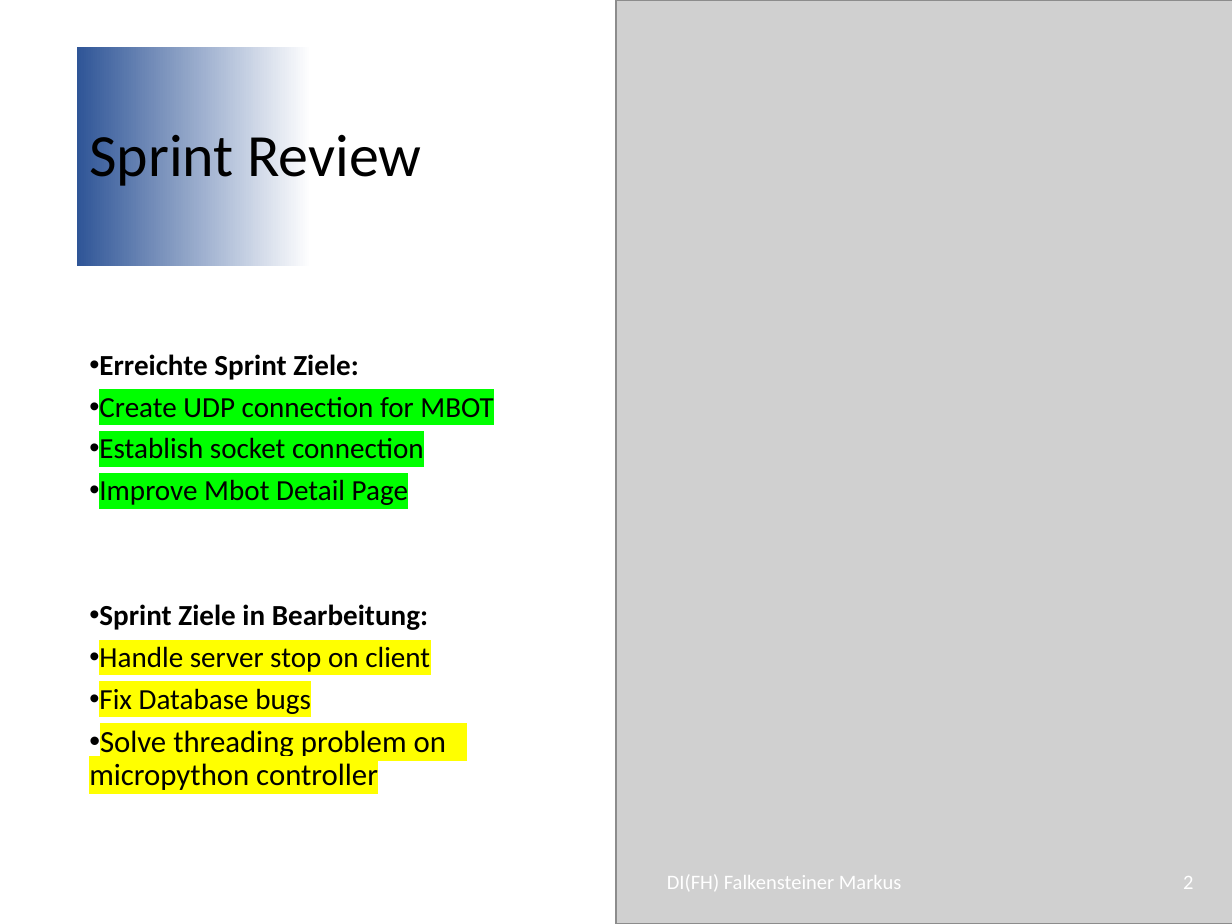
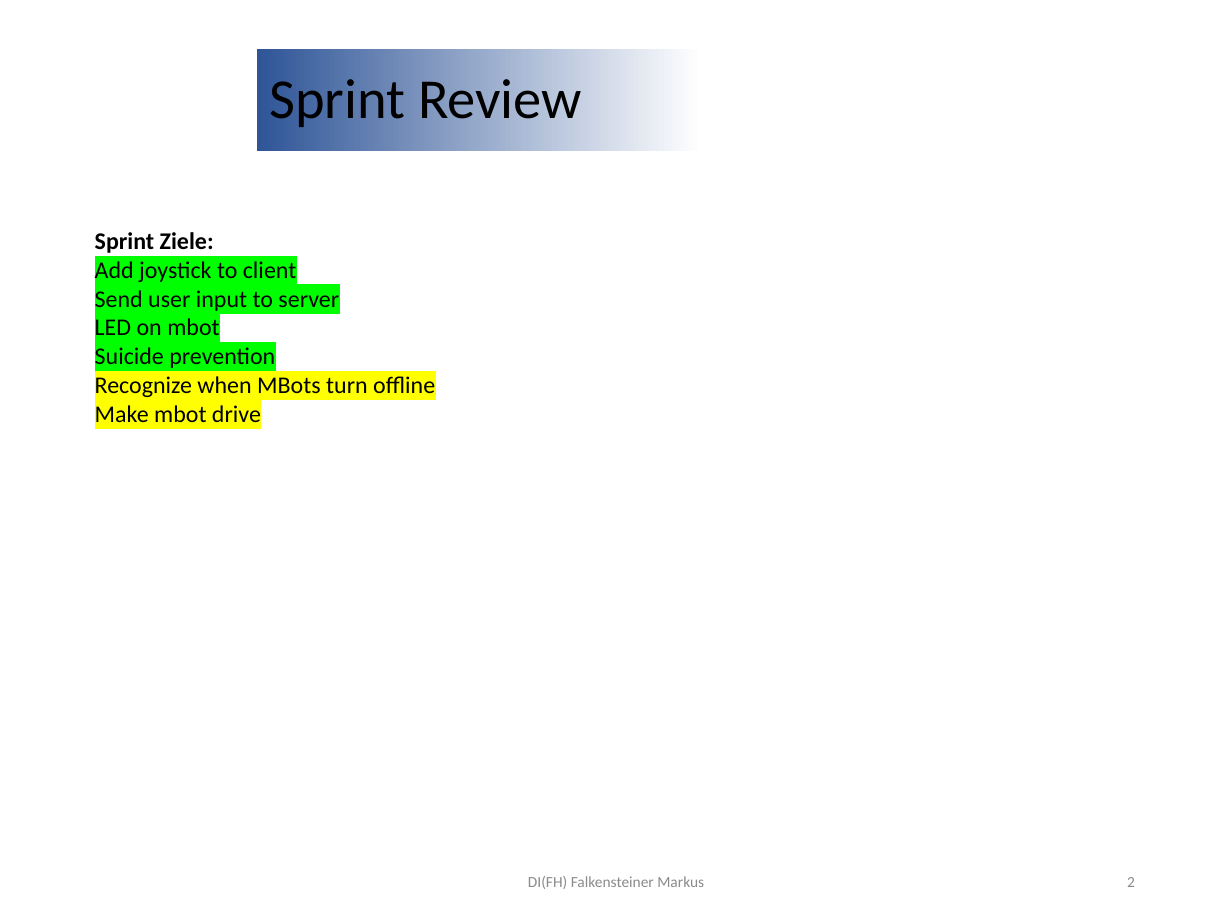
Before and after one commit to huthuthiddeli/SYP_PROJEKT_23-24_Maier, a slide deck: slide 2 of Documents/Sprint_3_Review.pptx. Drawn at 1232x924 pixels with LibreOffice and Linux fonts; fonts in the diff are those of the drawing; grey boxes stand for pictures; background and template pictures are left out. Boxes give left, top, right and bottom in pixels: in the first picture for what was removed or moved away, otherwise in the second. Text is boxed around its words. In the diff, an @@ line names an element or a change of style, - is before the commit and + after.

```diff
--- a/Documents/Sprint_3_Review.pptx
+++ b/Documents/Sprint_3_Review.pptx
@@ rectangle removed at (x1=0, y1=0, x2=1232, y2=924) @@
@@ rectangle removed at (x1=0, y1=0, x2=861, y2=308) @@
@@ picture removed at (x1=616, y1=0, x2=1232, y2=924) @@
@@ title "Sprint Review" resized from (x1=76, y1=47, x2=546, y2=266) to (x1=257, y1=49, x2=1148, y2=152) @@
@@ title "Sprint Review" at (x1=257, y1=49, x2=1148, y2=152): size 35 to 33 pt @@
@@ rectangle added at (x1=257, y1=49, x2=1148, y2=152), fill gradient #2F5597 to #FFFFFF @@
@@ text "Sprint Ziele:" at (x1=95, y1=232, x2=435, y2=422): vertical alignment middle to top @@
@@ text at (x1=95, y1=232, x2=435, y2=422): text changed; size 17 to 14 pt @@
-• Erreichte Sprint Ziele:
-• Create UDP connection for MBOT
-• Establish socket connection
-• Improve Mbot Detail Page
-• Sprint Ziele in Bearbeitung:
-• Handle server stop on client
-• Fix Database bugs
-• Solve threading problem on micropython controller
+Sprint Ziele:
+Add joystick to client
+Send user input to server
+LED on mbot
+Suicide prevention
+Recognize when MBots turn offline
+Make mbot drive
@@ text "DI(FH) Falkensteiner Markus" moved from (x1=667, y1=875, x2=901, y2=891) to (x1=528, y1=876, x2=704, y2=889) @@
@@ text "DI(FH) Falkensteiner Markus" at (x1=528, y1=876, x2=704, y2=889): size 12 to 9 pt, text colour #FFFFFF to #8C8C8C; alignment left to centre; less space between paragraphs @@
@@ page number moved from (x1=1183, y1=876, x2=1193, y2=889) to (x1=1127, y1=877, x2=1135, y2=887) @@
@@ page number at (x1=1127, y1=877, x2=1135, y2=887): size 12 to 9 pt, text colour #FFFFFF to #8C8C8C; less space between paragraphs @@
```
Also in this commit, not shown: 4 other slides changed, 1 slide added, 1 slide removed, 7 other files.
